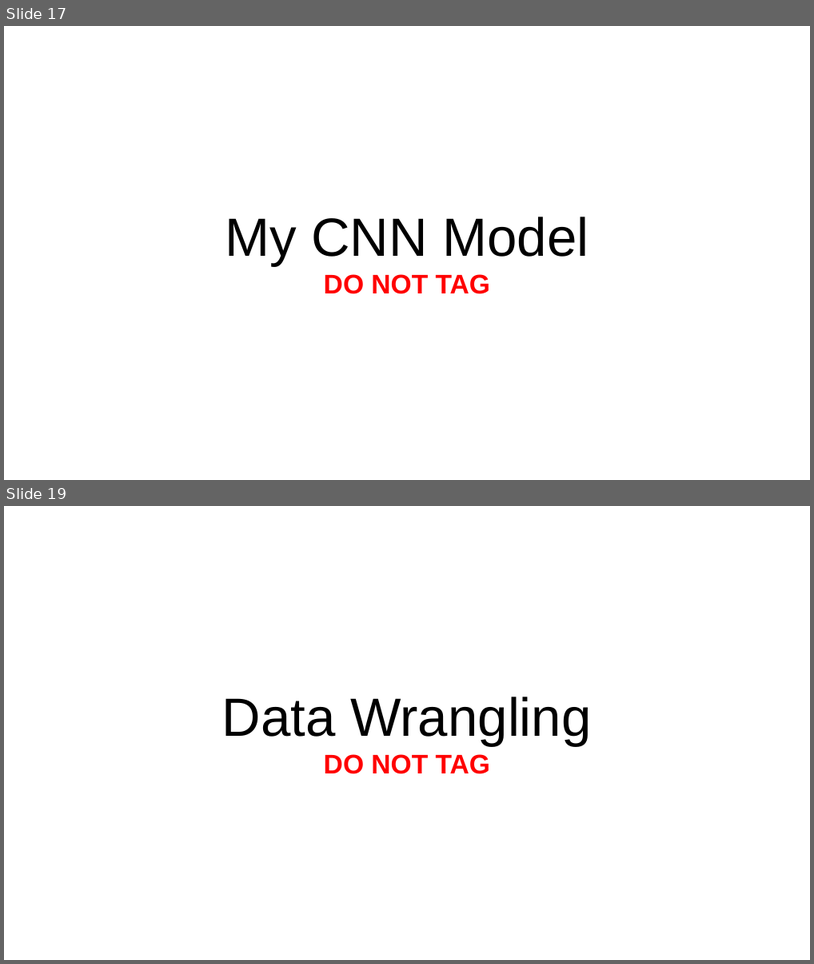
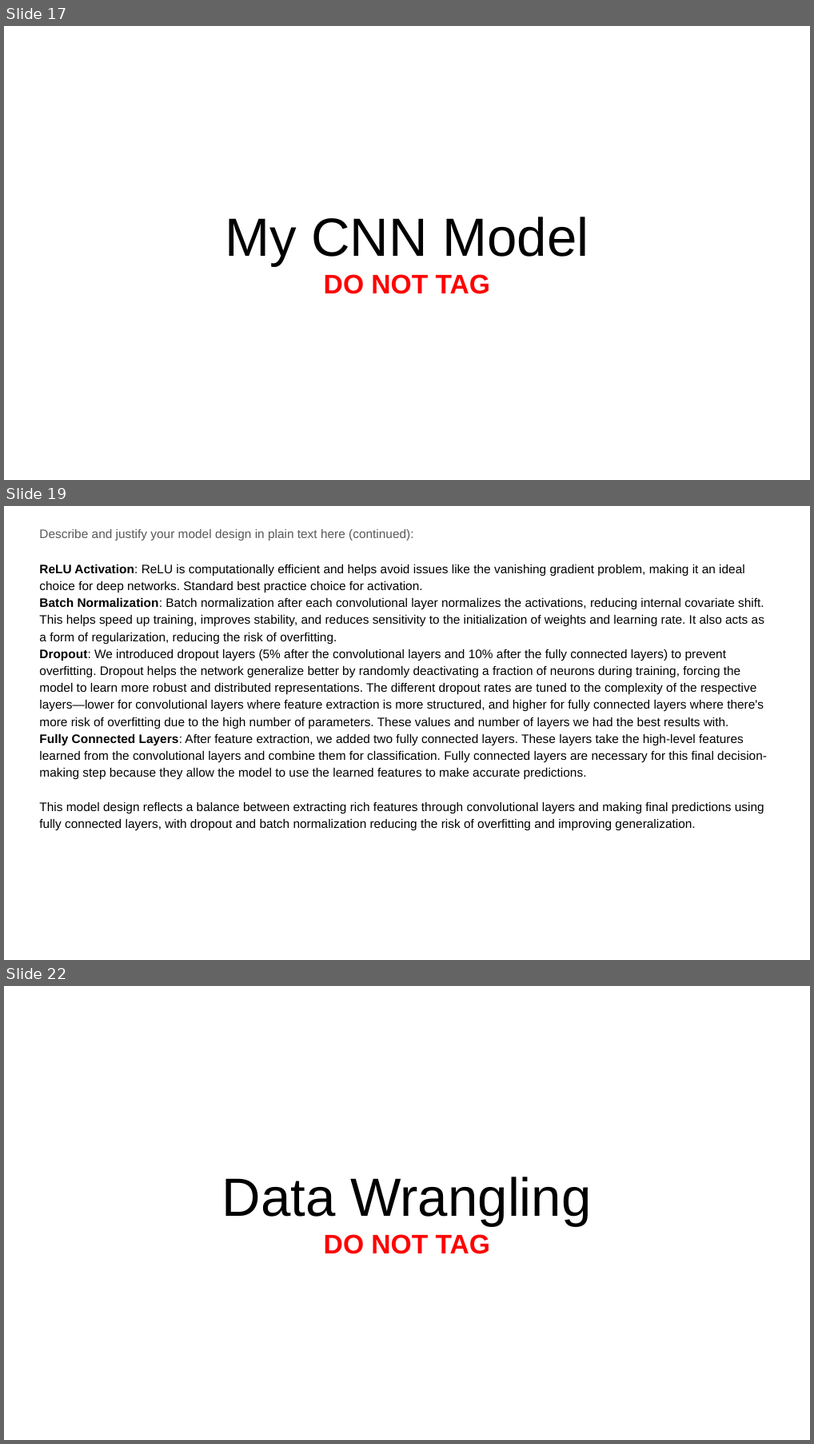
Before and after one commit to mccarvik/georgia_tech, a slide deck: deep_learning/2_assign/assignment2/report-template-a2 - McCarville.pptx. Shown one above the other, each under a label of ours: slides 17 and 19 before the commit, slides 17, 19 and 22 after it; the slides between them are not shown. The pictures are 814x964 and 814x1444 pixels, drawn with LibreOffice and Linux fonts; fonts in the diff are those of the drawing. Boxes give left, top, right and bottom in pixels: in the first picture for what was removed or moved away, otherwise in the second. Text is boxed around its words. In the diff, an @@ line names an element or a change of style, - is before the commit and + after.

```diff
--- a/deep_learning/2_assign/assignment2/report-template-a2 - McCarville.pptx
+++ b/deep_learning/2_assign/assignment2/report-template-a2 - McCarville.pptx
@@ slide 19 added at <box>4,506,810,960</box>, background #FFFFFF @@
@@ text added at <box>39,529,767,831</box>, 11 pt, text #000000 @@
+Describe and justify your model design in plain text here (continued):
+ReLU Activation: ReLU is computationally efficient and helps avoid issues like the vanishing gradient problem, making it an ideal choice for deep networks. Standard best practice choice for activation.
+Batch Normalization: Batch normalization after each convolutional layer normalizes the activations, reducing internal covariate shift. This helps speed up training, improves stability, and reduces sensitivity to the initialization of weights and learning rate. It also acts as a form of regularization, reducing the risk of overfitting.
+Dropout: We introduced dropout layers (5% after the convolutional layers and 10% after the fully connected layers) to prevent overfitting. Dropout helps the network generalize better by randomly deactivating a fraction of neurons during training, forcing the model to learn more robust and distributed representations. The different dropout rates are tuned to the complexity of the respective layers—lower for convolutional layers where feature extraction is more structured, and higher for fully connected layers where there's more risk of overfitting due to the high number of parameters. These values and number of layers we had the best results with.
+Fully Connected Layers: After feature extraction, we added two fully connected layers. These layers take the high-level features learned from the convolutional layers and combine them for classification. Fully connected layers are necessary for this final decision-making step because they allow the model to use the learned features to make accurate predictions.
+This model design reflects a balance between extracting rich features through convolutional layers and making final predictions using fully connected layers, with dropout and batch normalization reducing the risk of overfitting and improving generalization.
@@ what was slide 19 is now slide 22 @@
```
Also in this commit, not shown: 4 slides changed, 4 other slides added, 1 slide removed, 7 other files.
